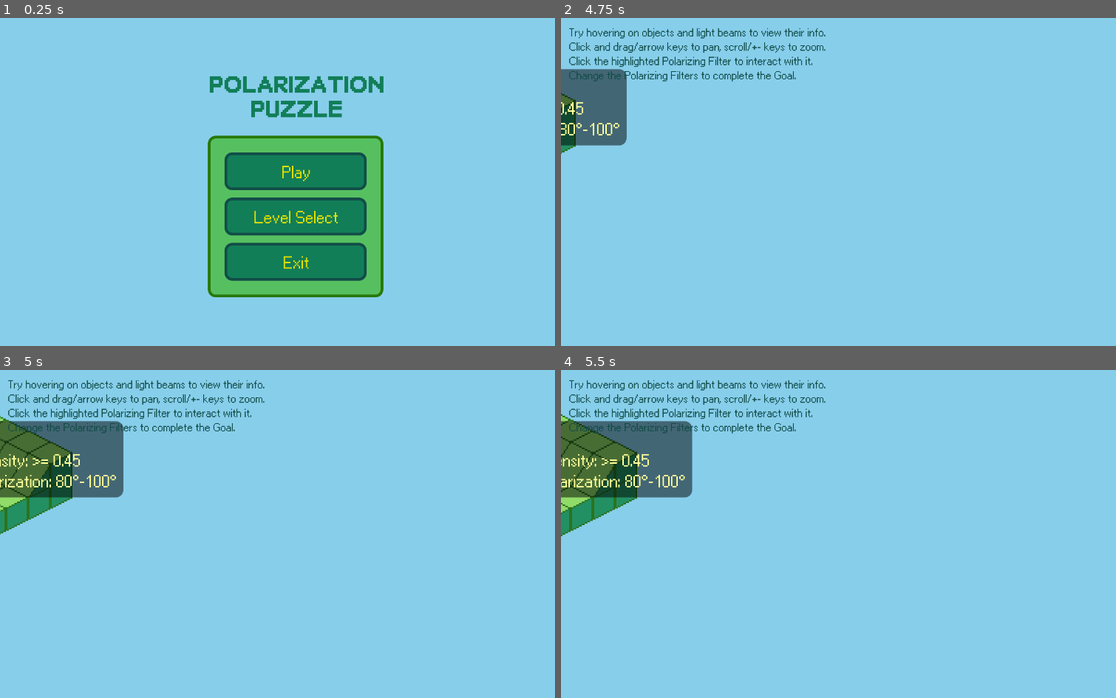
Above: before the commit, frames 1-4 (two rows, left to right).
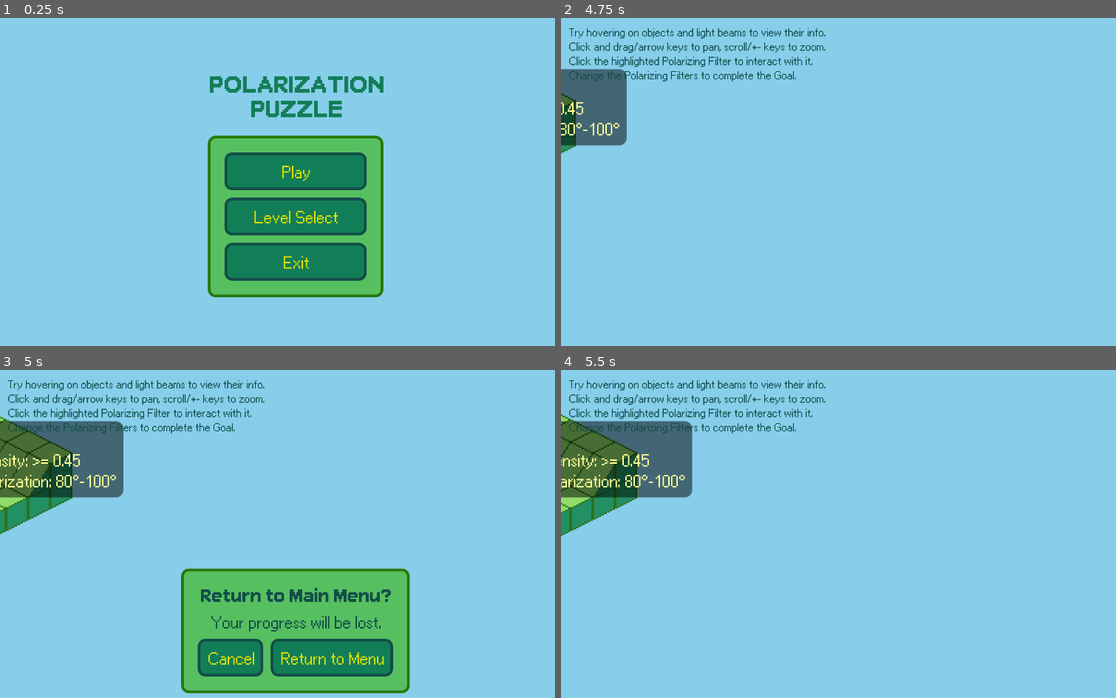
Above: after the commit, the same moments.

Repository: joshmoritty/polarization-puzzle
Game: Godot game, scene res://scenes/main_menu.tscn
The game is run twice, just before and just after one commit, with the same random seed, the same clock (stepped at 60 frames per second) and the same inputs.
Inputs (mouse positions are in pixels of both pictures, inside the frame that each line leads up to):
- Up to frame 1 (0.25 s): no input
- Up to frame 2 (4.75 s): click "Play" at 0.5 s; tap Enter at 1.25 s; move the mouse to (988, 168) at 1.27 s; hold Right 1.28-2 s; click (988, 168) at 1.42 s; drag from (738, 201) to (627, 136) at 2.02 s; move the mouse to (916, 109) at 2.77 s; hold Right 2.78-3.5 s; drag from (827, 250) to (572, 191) at 3.52 s; tap Space at 4.25 s; move the mouse to (1032, 234) at 4.27 s; hold Left from 4.28 s (still down)
- Up to frame 3 (5 s): keep holding Left; tap Escape at 4.9 s
- Up to frame 4 (5.5 s): release Left at 5 s; click (794, 658) at 5 s, where only the run after the commit has a clickable "Cancel"

Frames 1-2 are identical in both runs. In frame 3, 16% of the frame differs, in the area x 32-74%, y 60-99%; in frame 4, nothing differs.

Commit message:
feat: add esc to exit to main menu, change polarizing filter dialog font

Diff:
--- a/scenes/gui.tscn
+++ b/scenes/gui.tscn
@@ -99,6 +99,7 @@
 
 [node name="Title" type="Label" parent="MarginContainer/FilterDialog/MarginContainer/VBox"]
 layout_mode = 2
+theme_override_fonts/font = ExtResource("3_b8iy7")
 text = "Polarizing Filter"
 horizontal_alignment = 1
 
@@ -136,6 +137,7 @@
 [node name="FinishDialog" type="PanelContainer" parent="MarginContainer"]
 unique_name_in_owner = true
 visible = false
+z_index = 2
 layout_mode = 2
 size_flags_horizontal = 4
 size_flags_vertical = 8
@@ -166,3 +168,43 @@
 unique_name_in_owner = true
 layout_mode = 2
 text = "Next Level"
+
+[node name="ExitConfirmationDialog" type="PanelContainer" parent="MarginContainer"]
+unique_name_in_owner = true
+visible = false
+z_index = 1
+layout_mode = 2
+size_flags_horizontal = 4
+size_flags_vertical = 8
+theme = ExtResource("3_ynd5l")
+
+[node name="MarginContainer" type="MarginContainer" parent="MarginContainer/ExitConfirmationDialog"]
+layout_mode = 2
+
+[node name="VBox" type="VBoxContainer" parent="MarginContainer/ExitConfirmationDialog/MarginContainer"]
+layout_mode = 2
+
+[node name="Title" type="Label" parent="MarginContainer/ExitConfirmationDialog/MarginContainer/VBox"]
+layout_mode = 2
+theme_override_fonts/font = ExtResource("3_b8iy7")
+text = "Return to Main Menu?"
+horizontal_alignment = 1
+
+[node name="Message" type="Label" parent="MarginContainer/ExitConfirmationDialog/MarginContainer/VBox"]
+layout_mode = 2
+text = "Your progress will be lost."
+horizontal_alignment = 1
+
+[node name="HBox" type="HBoxContainer" parent="MarginContainer/ExitConfirmationDialog/MarginContainer/VBox"]
+layout_mode = 2
+alignment = 1
+
+[node name="CancelExit" type="Button" parent="MarginContainer/ExitConfirmationDialog/MarginContainer/VBox/HBox"]
+unique_name_in_owner = true
+layout_mode = 2
+text = "Cancel"
+
+[node name="ConfirmExit" type="Button" parent="MarginContainer/ExitConfirmationDialog/MarginContainer/VBox/HBox"]
+unique_name_in_owner = true
+layout_mode = 2
+text = "Return to Menu"
--- a/scripts/game/controller.gd
+++ b/scripts/game/controller.gd
@@ -18,6 +18,9 @@
 @onready var finish_dialog: PanelContainer = gui.get_node("%FinishDialog")
 @onready var finish_continue: Button = finish_dialog.get_node("%Continue")
 @onready var finish_main_menu: Button = finish_dialog.get_node("%MainMenu")
+@onready var exit_confirmation_dialog: PanelContainer = gui.get_node("%ExitConfirmationDialog")
+@onready var exit_confirm_button: Button = exit_confirmation_dialog.get_node("%ConfirmExit")
+@onready var exit_cancel_button: Button = exit_confirmation_dialog.get_node("%CancelExit")
 @export var next_level: PackedScene
 
 func _ready():
@@ -38,7 +41,18 @@
 	if finish_main_menu and not finish_main_menu.pressed.is_connected(_on_finish_main_menu):
 		finish_main_menu.pressed.connect(_on_finish_main_menu)
 
+	# Connect exit confirmation dialog buttons
+	if exit_confirm_button and not exit_confirm_button.pressed.is_connected(_on_exit_confirm):
+		exit_confirm_button.pressed.connect(_on_exit_confirm)
+	if exit_cancel_button and not exit_cancel_button.pressed.is_connected(_on_exit_cancel):
+		exit_cancel_button.pressed.connect(_on_exit_cancel)
+
 func _unhandled_input(event: InputEvent) -> void:
+	# Handle escape key to show exit confirmation
+	if event is InputEventKey and event.pressed and event.keycode == KEY_ESCAPE:
+		_show_exit_confirmation()
+		return
+
 	# When dialog open, suppress hover readout and allow outside-click close
 	if filter_dialog and filter_dialog.visible:
 		if event is InputEventMouseButton and event.pressed and event.button_index == MOUSE_BUTTON_LEFT:
@@ -48,6 +62,10 @@
 		# Hide hover panel when dialog is open
 		if hover_panel:
 			hover_panel.visible = false
+		return
+
+	# Don't process other input when exit confirmation is visible
+	if exit_confirmation_dialog and exit_confirmation_dialog.visible:
 		return
 
 	# Update UI readout on hover via physics point query; delegate to HoverPanel
@@ -222,3 +240,16 @@
 	if finish_dialog:
 		finish_dialog.visible = false
 		get_tree().change_scene_to_file("res://scenes/main_menu.tscn")
+
+func _show_exit_confirmation():
+	if exit_confirmation_dialog and not exit_confirmation_dialog.visible:
+		exit_confirmation_dialog.visible = true
+
+func _on_exit_confirm():
+	if exit_confirmation_dialog:
+		exit_confirmation_dialog.visible = false
+		get_tree().change_scene_to_file("res://scenes/main_menu.tscn")
+
+func _on_exit_cancel():
+	if exit_confirmation_dialog:
+		exit_confirmation_dialog.visible = false
